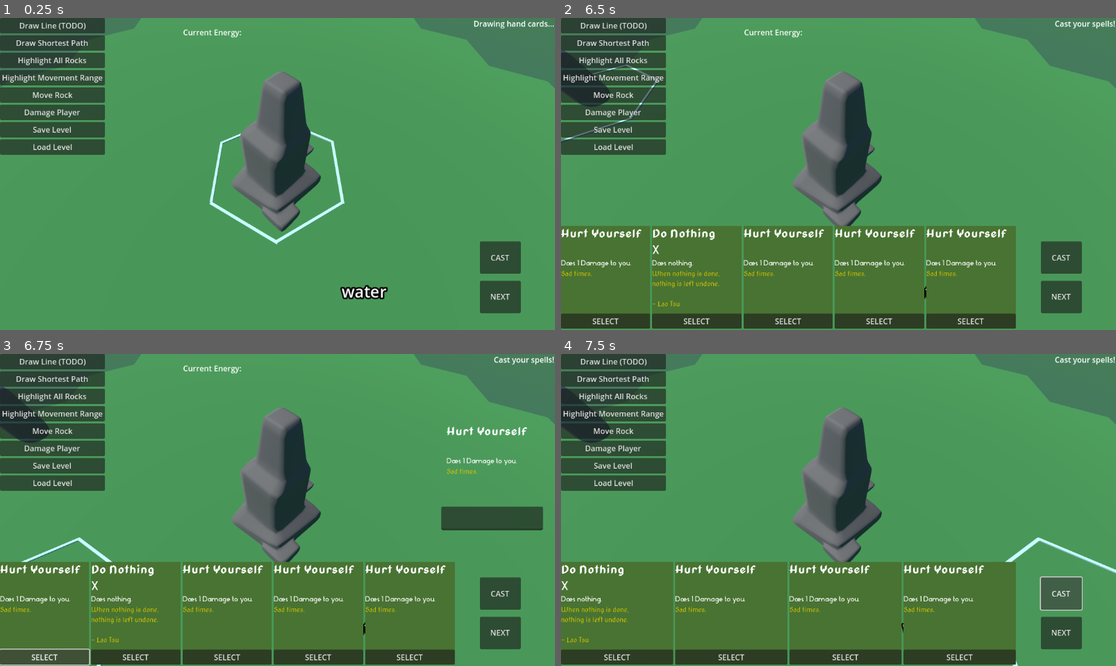
Above: before the commit, frames 1-4 (two rows, left to right).
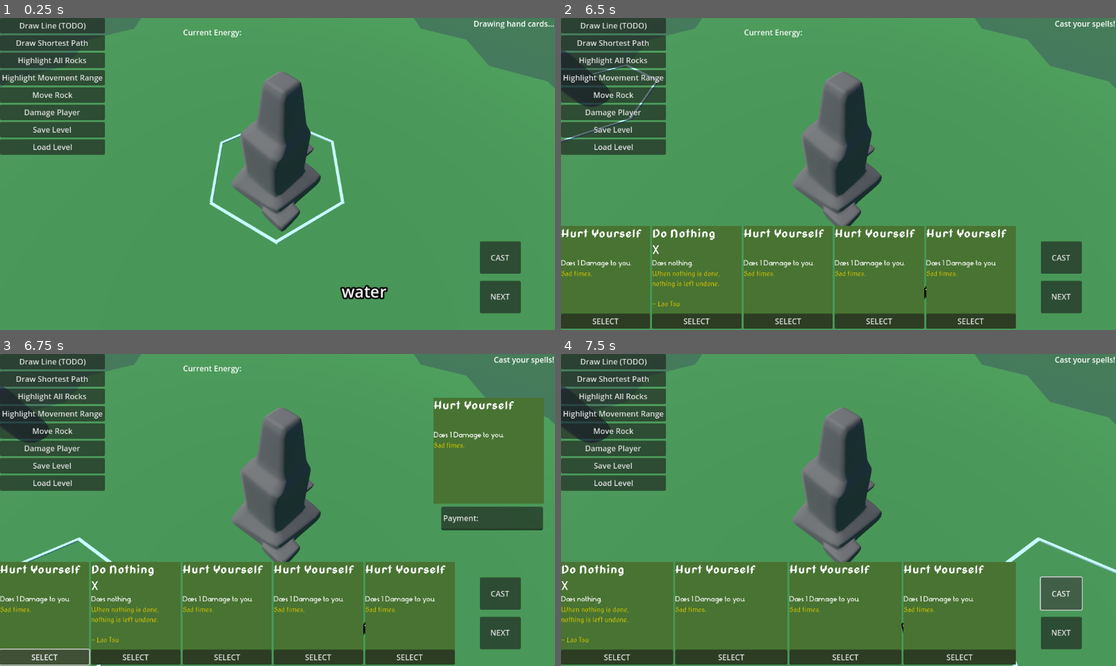
Above: after the commit, the same moments.

Repository: nheeb/spell-tactics
Game: Godot game, scene res://Logic/Main.tscn
The game is run twice, just before and just after one commit, with the same random seed, the same clock (stepped at 60 frames per second) and the same inputs.
Inputs:
- Up to frame 1 (0.25 s): no input
- Up to frame 2 (6.5 s): click "NEXT" at 0.5 s; click "NEXT" at 1.25 s; click "Draw Line (TODO)" at 2 s; click "Draw Shortest Path" at 2.75 s; click "Highlight All Rocks" at 3.5 s; click "Highlight Movement Range" at 4.25 s; click "Move Rock" at 5 s; click "Damage Player" at 5.75 s
- Up to frame 3 (6.75 s): click "SELECT" at 6.5 s
- Up to frame 4 (7.5 s): click "CAST" at 7.25 s

Frames 1-2 are identical in both runs. In frame 3, 6.8% of the frame differs, in the area x 78-98%, y 14-55%; in frame 4, nothing differs.

Commit message:
Small bug with mana cost ui

Diff:
--- a/UI/CombatUI.gd
+++ b/UI/CombatUI.gd
@@ -52,7 +52,11 @@
 	card.set_spell(spell, false)
 	$SelectedCardContainer.add_child(card)
 	$EnergyPayment.visible = true
-	$EnergyPayment.text = Utility.energy_to_string(Utility.is_energy_cost_payable(combat.player_energy, spell.logic.get_costs()))
+	var payment = Utility.is_energy_cost_payable(combat.player_energy, spell.logic.get_costs())
+	if payment is Array:
+		$EnergyPayment.text = "Payment: " + Utility.energy_to_string(payment)
+	else:
+		$EnergyPayment.text = "Not enough energy"
 
 func deselect_card():
 	selected_spell = null
--- a/UI/CombatUI.tscn
+++ b/UI/CombatUI.tscn
@@ -46,12 +46,12 @@
 text = "CAST"
 metadata/_edit_use_anchors_ = true
 
-[node name="SelectedCardContainer" type="CenterContainer" parent="."]
+[node name="SelectedCardContainer" type="VBoxContainer" parent="."]
 layout_mode = 1
 anchors_preset = -1
 anchor_left = 0.78125
 anchor_top = 0.140432
-anchor_right = 0.974743
+anchor_right = 0.980819
 anchor_bottom = 0.479914
 offset_right = 0.0960007
 offset_bottom = 0.0159988
--- a/UI/ControlNodeCard.tscn
+++ b/UI/ControlNodeCard.tscn
@@ -27,6 +27,7 @@
 grow_horizontal = 2
 grow_vertical = 2
 size_flags_horizontal = 3
+size_flags_vertical = 3
 script = ExtResource("1_aqi4q")
 
 [node name="ColorRect" type="ColorRect" parent="."]
